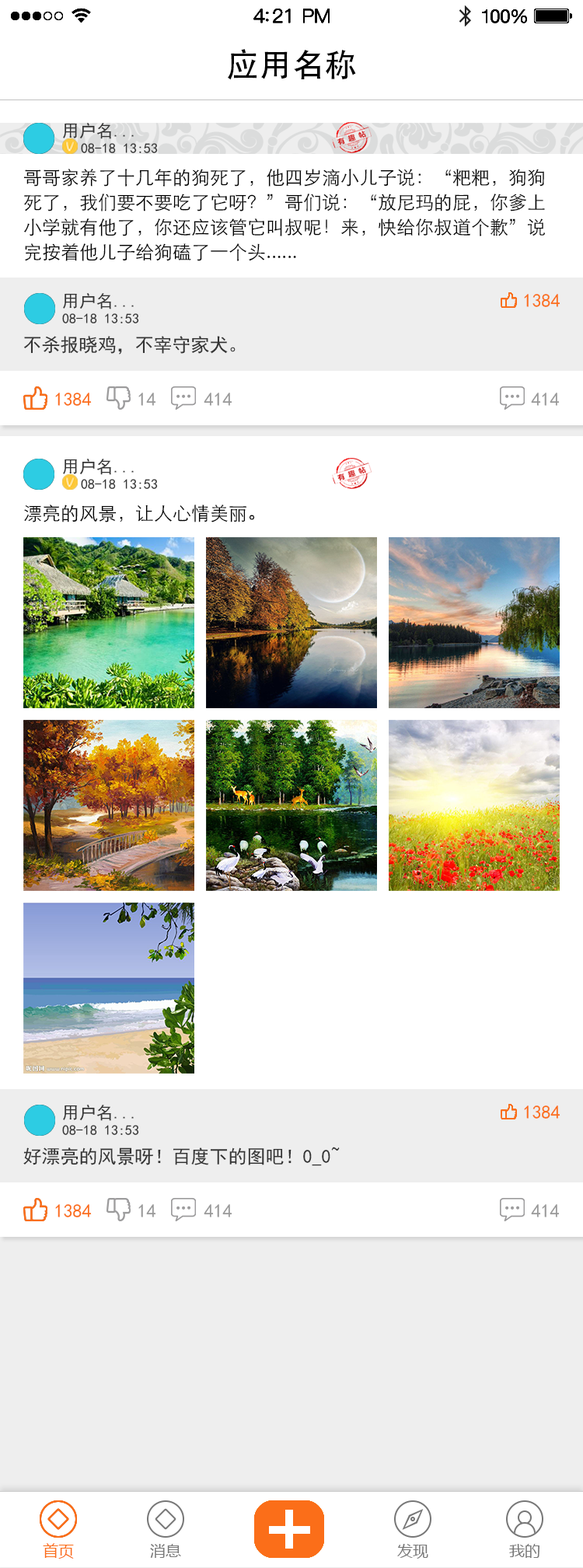
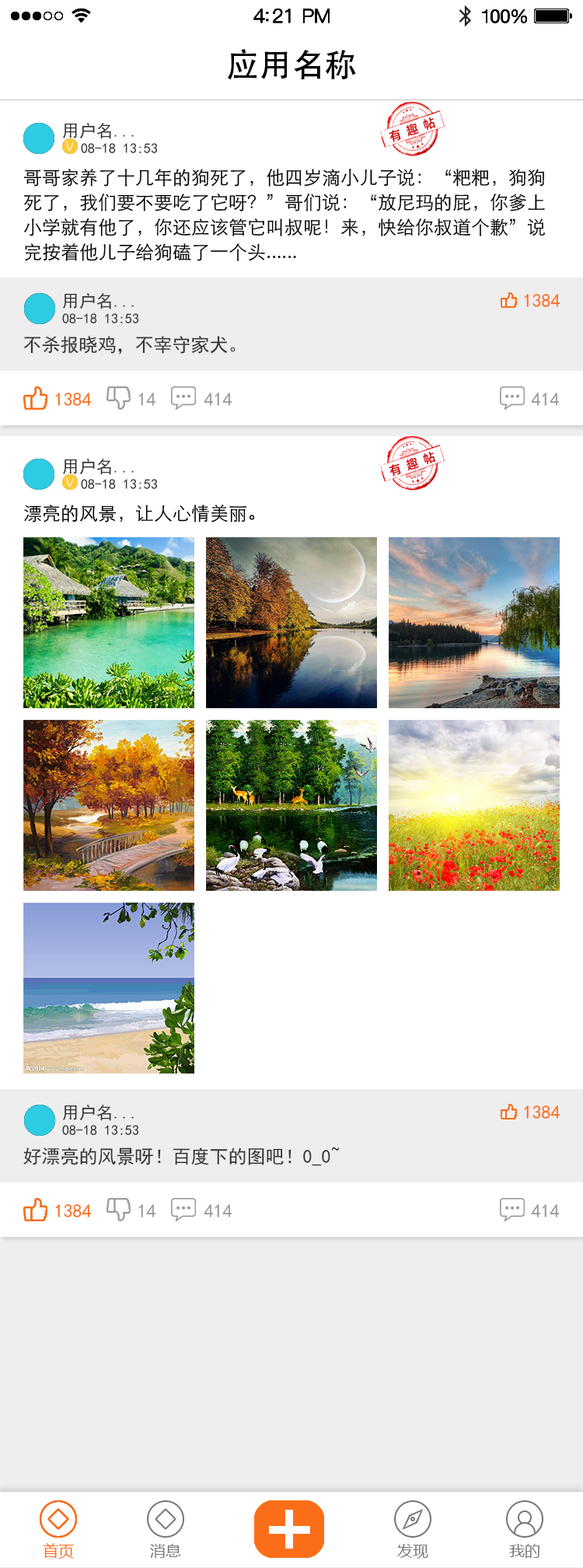
Layered file, before and after one edit (583px x 1568px). Changes by layer:
added layer "趣贴" (1st of 2, in "item2" › "发帖") in group "发帖" over [380, 436, 445, 491]
removed layer "盖章图标" (1st of 2, in "item2" › "发帖") from group "发帖" over [331, 457, 372, 489]
removed layer "盖章图标" (2nd of 2, in "item1" › "发帖") from group "发帖" over [331, 122, 372, 154]
moved "哥哥家养了十几年的狗死了，他四岁滴小儿子说：“粑粑，狗狗 死了，我们要不要吃了它呀？”哥们说：“放尼玛的屁，你爹上 小学就有他 副本" above "趣贴" over [23, 168, 545, 262]
added layer "趣贴" (2nd of 2, in "item1" › "发帖") in group "发帖" over [380, 101, 445, 157]
hid "花纹背景" (3rd of 4, in "item1" › "发帖"), painted on it over [0, 122, 583, 154]
hid "花纹背景" (4th of 4, in "item1" › "发帖"), painted on it over [0, 122, 583, 154]
